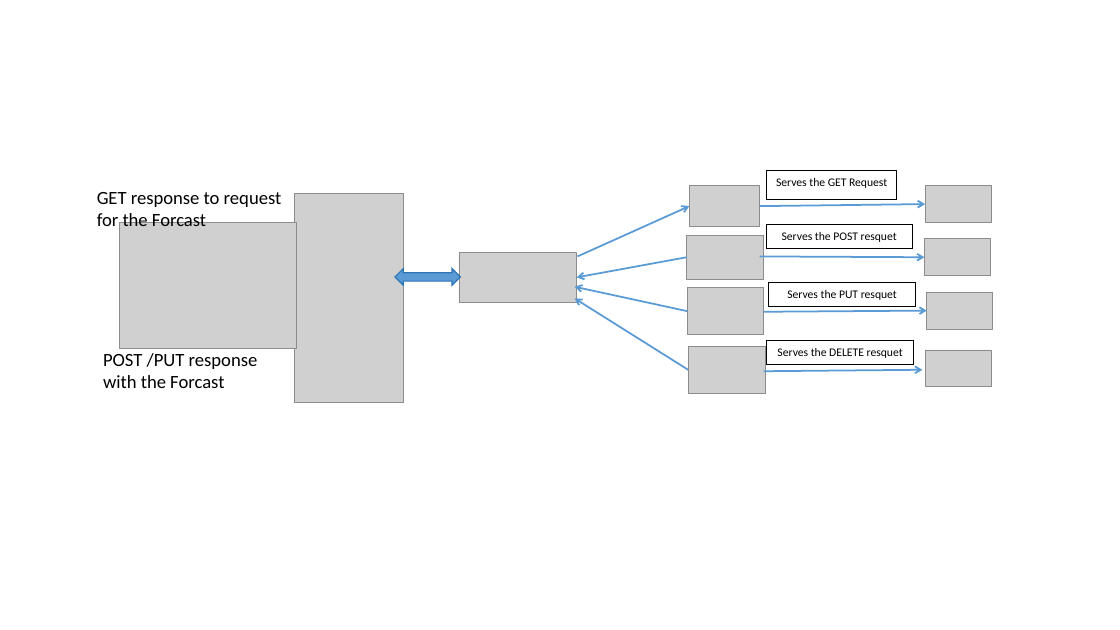
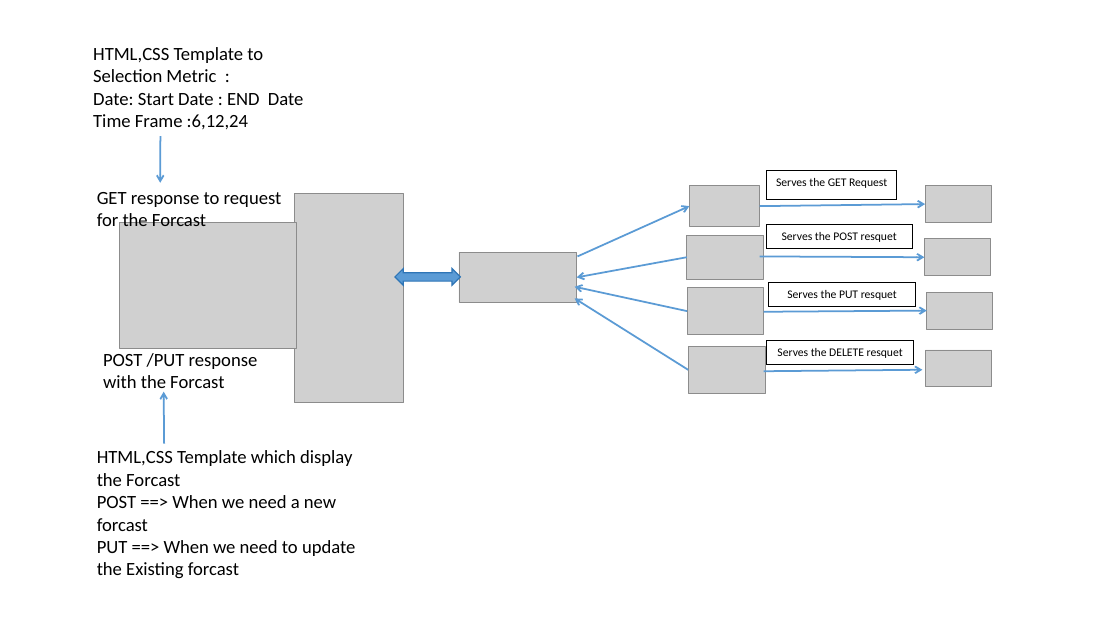
Before and after one commit to hussainv5253/MLProject, a slide deck: slide 1 of Project_Design/Project Design.pptx. Drawn at 1120x630 pixels with LibreOffice and Linux fonts; fonts in the diff are those of the drawing; grey boxes stand for pictures. Boxes give left, top, right and bottom in pixels: in the first picture for what was removed or moved away, otherwise in the second. Text is boxed around its words. In the diff, an @@ line names an element or a change of style, - is before the commit and + after.

Commit message:
Updates the project design on the client side

```diff
--- a/Project_Design/Project Design.pptx
+++ b/Project_Design/Project Design.pptx
@@ text added at <box>93,47,304,129</box>, 16 pt, text #000000 @@
+HTML,CSS Template to
+Selection Metric :
+Date: Start Date : END Date
+Time Frame :6,12,24
@@ arrow added from (160, 136) to (160, 183), #5B9BD5 1.5 pt @@
@@ arrow added from (164, 444) to (164, 392), #5B9BD5 1.5 pt @@
@@ text added at <box>97,450,355,578</box>, 16 pt, text #000000 @@
+HTML,CSS Template which display the Forcast
+POST ==> When we need a new forcast
+PUT ==> When we need to update the Existing forcast
```
